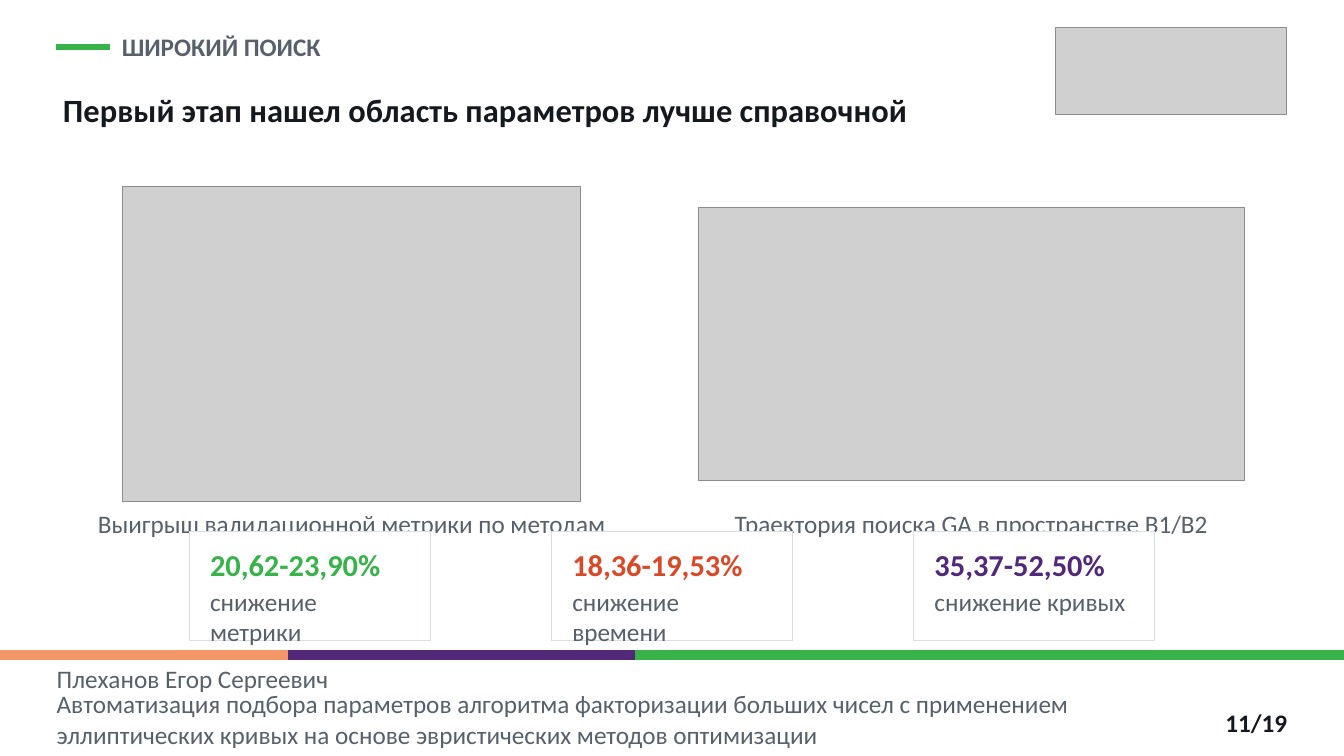
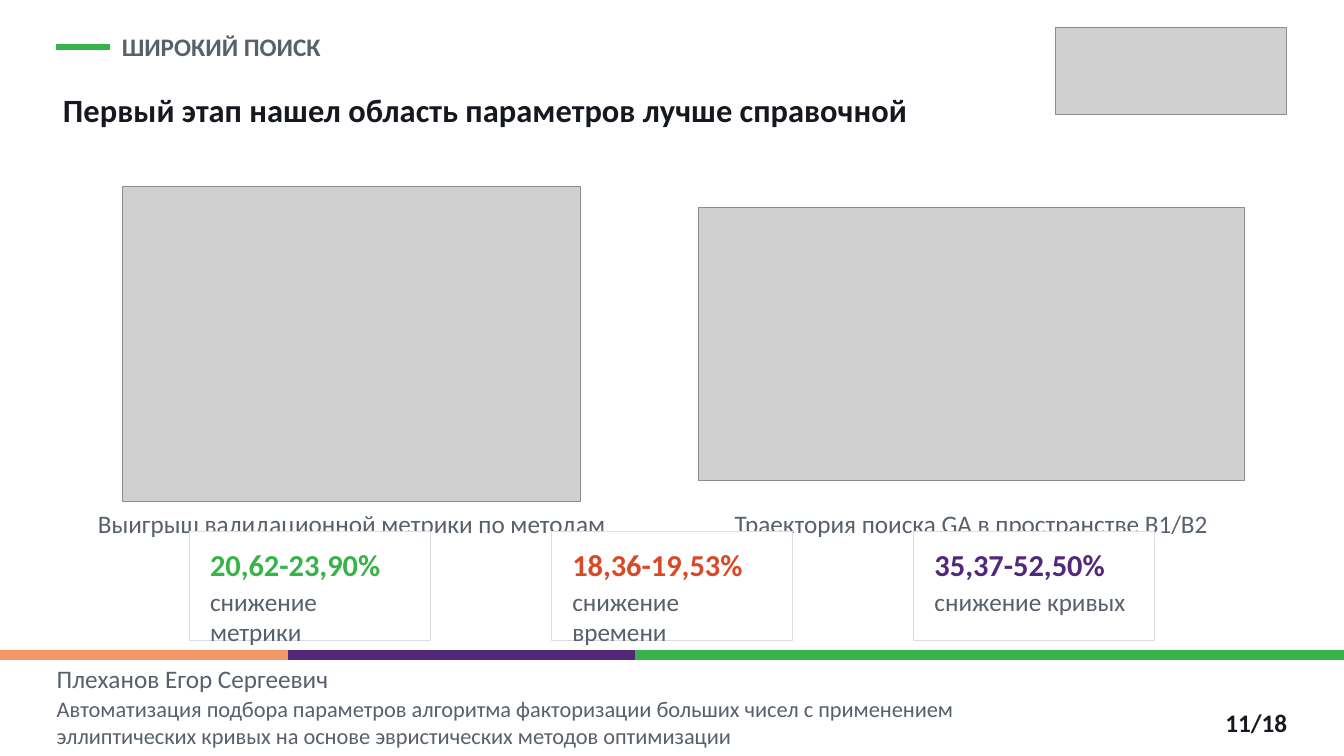
Before and after one commit to EgorPlehanov/ecm-evolutionary-optimization, a slide deck: slide 11 of REPORTS/06_thesis_defense_presentation/Plekhanov_thesis_defense_ECM_parameter_optimization_polytech.pptx. Drawn at 1344x756 pixels with LibreOffice and Linux fonts; fonts in the diff are those of the drawing; grey boxes stand for pictures. Boxes give left, top, right and bottom in pixels: in the first picture for what was removed or moved away, otherwise in the second. Text is boxed around its words. In the diff, an @@ line names an element or a change of style, - is before the commit and + after.

```diff
--- a/REPORTS/06_thesis_defense_presentation/Plekhanov_thesis_defense_ECM_parameter_optimization_polytech.pptx
+++ b/REPORTS/06_thesis_defense_presentation/Plekhanov_thesis_defense_ECM_parameter_optimization_polytech.pptx
@@ text "Автоматизация подбора параметров алгоритма факторизации ..." at (57, 702, 953, 748): size 18 to 16 pt @@
@@ text at (1225, 714, 1287, 733): text changed @@
-11/19
+11/18
```
Also in this commit, not shown: 17 other slides changed, 1 slide removed, 2 other files.
